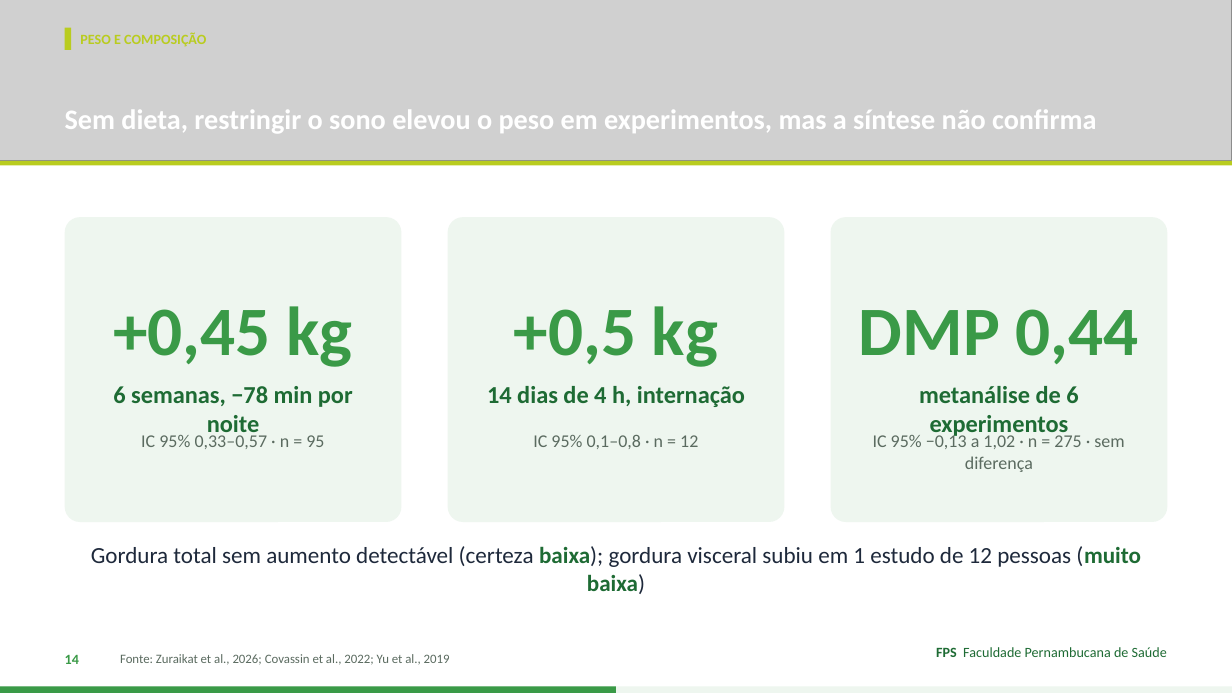
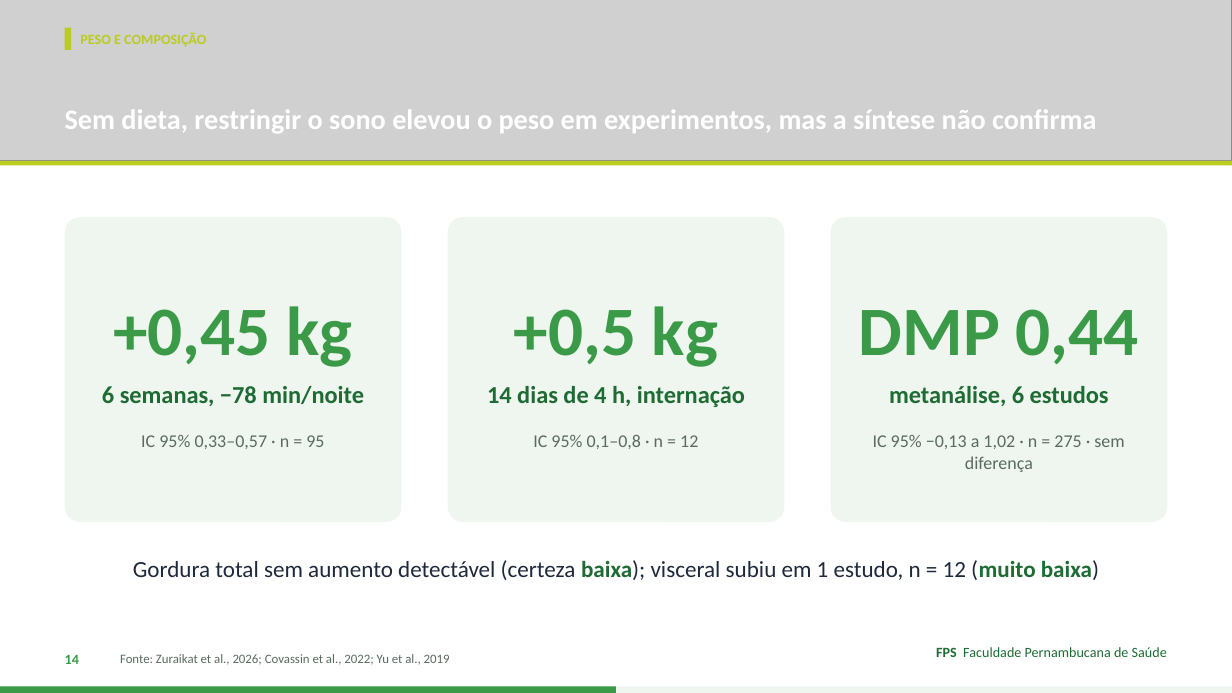
Before and after one commit to Institutomoraisandrade/CRM, a slide deck: slide 14 of trabalho-fps/trabalhos/2026-11-10-sono/apresentacao.pptx. Drawn at 1232x693 pixels with LibreOffice and Linux fonts; fonts in the diff are those of the drawing; grey boxes stand for pictures. Boxes give left, top, right and bottom in pixels: in the first picture for what was removed or moved away, otherwise in the second. Text is boxed around its words. In the diff, an @@ line names an element or a change of style, - is before the commit and + after.

```diff
--- a/trabalho-fps/trabalhos/2026-11-10-sono/apresentacao.pptx
+++ b/trabalho-fps/trabalhos/2026-11-10-sono/apresentacao.pptx
@@ text at (102,386,364,406): text changed @@
-6 semanas, −78 min por noite
+6 semanas, −78 min/noite
@@ text at (889,386,1109,406): text changed @@
-metanálise de 6 experimentos
+metanálise, 6 estudos
@@ text at (133,560,1099,580): text changed @@
-Gordura total sem aumento detectável (certeza baixa); gordura visceral subiu em 1 estudo de 12 pessoas (muito baixa)
+Gordura total sem aumento detectável (certeza baixa); visceral subiu em 1 estudo, n = 12 (muito baixa)
```
Also in this commit, not shown: 20 other slides changed, 7 other files.
